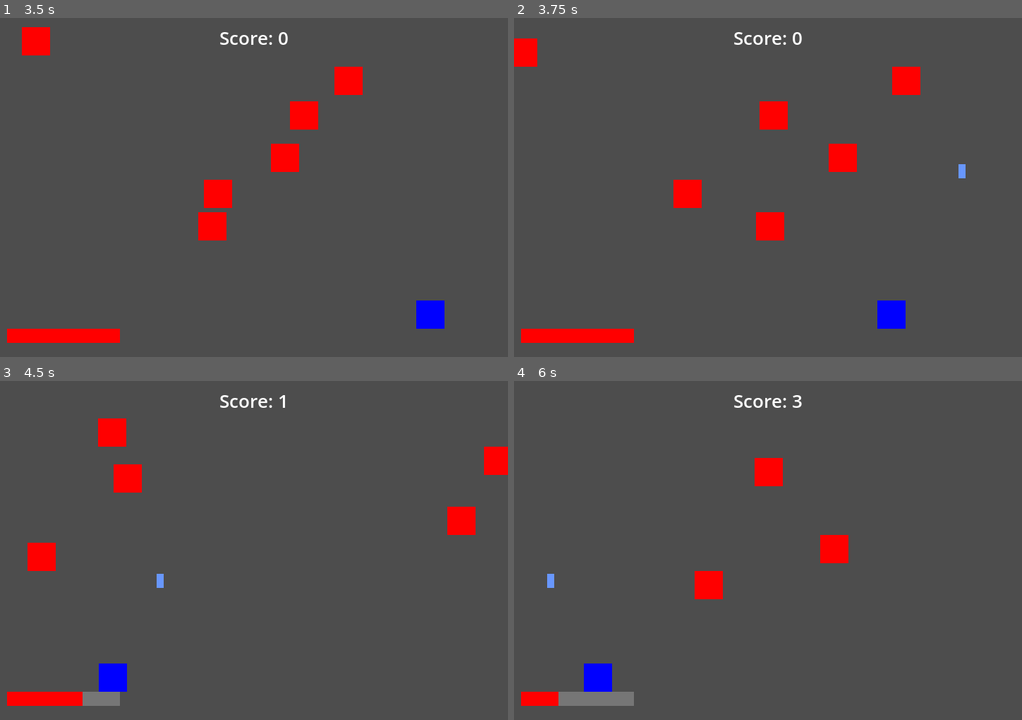
Above: before the commit, frames 1-4 (two rows, left to right).
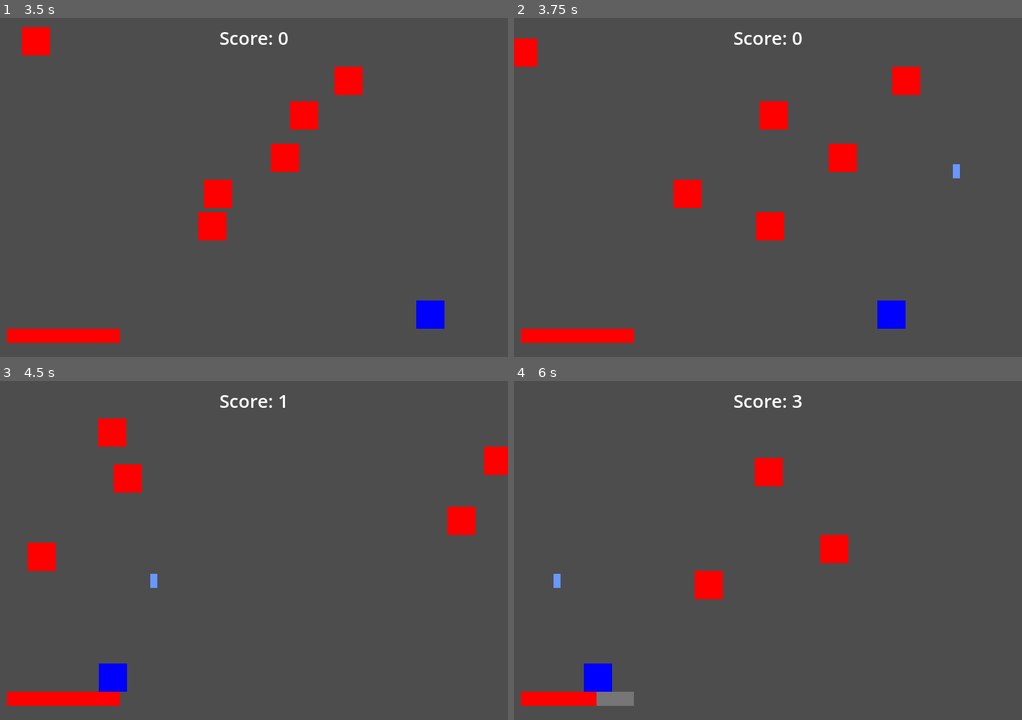
Above: after the commit, the same moments.

Repository: Andres9904/Demo
Game: Godot game, scene res://scenes/worlds/level.tscn
Two runs of this game, one before a commit and one after it. Both use one fixed random seed, a clock stepped at 60 frames per second and the inputs below.
Inputs:
- Up to frame 1 (3.5 s): tap Space (fire_laser) at 0.5, 1.35, 2, 2.85 s; hold Right (move_right) 0.53-1.28 s; hold Space (fire_laser) 0.53-1.28 s; hold Left (move_left) 1.28-2.03 s; hold Space (fire_laser) 2.03-2.78 s; hold Right (move_right) from 2.03 s (still down)
- Up to frame 2 (3.75 s): release Right (move_right) at 3.53 s; hold Left (move_left) from 3.53 s (still down); hold Space (fire_laser) from 3.53 s (still down)
- Up to frame 3 (4.5 s): keep holding Left (move_left); release Space (fire_laser) at 4.28 s; tap Space (fire_laser) at 4.35 s
- Up to frame 4 (6 s): hold Space (fire_laser) 5.03-5.78 s; release Left (move_left) at 5.78 s; hold Right (move_right) from 5.78 s (still down); tap Space (fire_laser) at 5.85 s

Frame 1 is identical in both runs. In frame 2, less than 0.1% of the frame differs, in the area x 86-89%, y 43-48%; in frame 3, 0.4%; in frame 4, 0.4%, in the area x 6-17%, y 56-96%.

Commit message:
Generic components
-- renamed components to reference Node2D or Node
-- Added state machine component

Diff:
--- a/scenes/components/damagebox_component.gd
+++ b/scenes/components/damagebox2d_component.gd
@@ -1,8 +1,8 @@
-class_name DamageboxComponent extends Area2D
+class_name Damagebox2DComponent extends Area2D
 
 @export var damage := 1
 
-signal deal_damage_event(damage:int, hitbox:HitboxComponent)
+signal deal_damage_event(damage:int, hitbox:Hitbox2DComponent)
 
 # Called when the node enters the scene tree for the first time.
 func _ready() -> void:
@@ -10,12 +10,12 @@
 	pass
 
 func _on_area_entered(body: Node2D) -> void:
-	if body is HitboxComponent:
+	if body is Hitbox2DComponent:
 		body.takeDamage(damage, body)
 		deal_damage_event.emit(damage, body)
 
-static func get_damagebox_component(parent:Node, recursive:bool = false) -> DamageboxComponent:
+static func get_damagebox2d_component(parent:Node, recursive:bool = false) -> Damagebox2DComponent:
 	for node in parent.get_children(recursive):
-		if node is DamageboxComponent:
+		if node is Damagebox2DComponent:
 			return node
 	return null
--- a/scenes/components/health_component.gd
+++ b/scenes/components/health_component.gd
@@ -1,4 +1,4 @@
-class_name HealthComponent extends Node2D
+class_name HealthComponent extends Node
 
 @export var maxHealth := 1
 @export var health := 1:
@@ -11,9 +11,18 @@
 		health_change_event.emit(old_value, new_value)
 		if health == 0:
 			health_became_zero_event.emit()
+@export var invincible:bool = false:
+	get:
+		return invincible
+	set(new_value):
+		var old_value = invincible
+		invincible = new_value
+		invincibility_change_event.emit()
+
 
 signal health_change_event(old_value:int, new_value:int)
 signal health_became_zero_event
+signal invincibility_change_event(old_value:bool, new_value:bool)
 
 static func get_health_component(parent:Node, recursive:bool = false) -> HealthComponent:
 	for node in parent.get_children(recursive):
--- a/scenes/components/hitbox_component.gd
+++ b/scenes/components/hitbox2d_component.gd
@@ -1,4 +1,4 @@
-class_name HitboxComponent extends Area2D
+class_name Hitbox2DComponent extends Area2D
 
 @export var _health_component:HealthComponent
 
@@ -9,8 +9,8 @@
 		_health_component.health -= damage
 	damaged_event.emit(damage, source)
 
-static func get_hitbox_component(parent:Node, recursive:bool = false) -> HitboxComponent:
+static func get_hitbox2d_component(parent:Node, recursive:bool = false) -> Hitbox2DComponent:
 	for node in parent.get_children(recursive):
-		if node is HitboxComponent:
+		if node is Hitbox2DComponent:
 			return node
 	return null
--- /dev/null
+++ b/scenes/components/state_machine_component.gd
@@ -0,0 +1,72 @@
+class_name StateMachineComponent extends Node
+
+@export var target:Node
+@export var _initial_state: StateMachineStateComponent
+@export var _auto_start:bool
+
+var _current_state: StateMachineStateComponent
+var _playing:bool
+
+signal state_machine_started_event(state:StateMachineStateComponent)
+signal state_machine_stopped_event()
+signal state_changed_event(old_value:StateMachineStateComponent, new_value:StateMachineStateComponent)
+
+# Called when the node enters the scene tree for the first time.
+func _ready() -> void:
+	if _auto_start:
+		start()
+
+# Called every frame. 'delta' is the elapsed time since the previous frame.
+func _process(delta: float) -> void:
+	var new_state = _current_state.run_process(delta)
+	if new_state:
+		_change_state(new_state)
+
+func _physics_process(delta: float) -> void:
+	var new_state = _current_state.run_physics(delta)
+	if new_state:
+		_change_state(new_state)
+
+func _unhandled_input(event: InputEvent) -> void:
+	var new_state = _current_state.run_input(event)
+	if new_state:
+		_change_state(new_state)
+
+func is_playing() -> bool:
+	return _playing
+
+## Initialize the state machine by giving each child state a reference to the
+## parent object it belongs to and enter the default starting_state.
+func start() -> void:
+	if is_playing():
+		return
+
+	_playing = true
+
+	#Set pass machine instance to states
+	for state in get_children():
+		if state is StateMachineComponent:
+			state.state_machine = self
+
+	# Initialize to the default state
+	_change_state(_initial_state)
+	state_machine_started_event.emit(_current_state)
+
+func stop() -> void:
+	if !is_playing():
+		return
+
+	_playing = false
+
+	_change_state(_initial_state)
+	state_machine_stopped_event.emit()
+
+# Change to the new state by first calling any exit logic on the current state.
+func _change_state(new_state:StateMachineStateComponent) -> void:
+	if _current_state == new_state:
+		return
+	if _current_state:
+		_current_state.exit()
+
+	_current_state = new_state
+	_current_state.enter()
--- /dev/null
+++ b/scenes/components/state_machine_state_component.gd
@@ -0,0 +1,18 @@
+class_name StateMachineStateComponent extends Node
+
+var state_machine:StateMachineComponent
+
+func enter() -> void:
+	pass
+
+func exit() -> void:
+	pass
+
+func run_process(delta: float) -> StateMachineStateComponent:
+	return null
+
+func run_physics_process(delta: float) -> StateMachineStateComponent:
+	return null
+
+func run_input(event: InputEvent) -> StateMachineStateComponent:
+	return null
--- a/scenes/entities/enemy.tscn
+++ b/scenes/entities/enemy/enemy.tscn
@@ -1,12 +1,12 @@
 [gd_scene load_steps=11 format=3 uid="uid://besa2l7t8hfxn"]
 
-[ext_resource type="Script" path="res://scenes/components/hitbox_component.gd" id="1_8buhd"]
-[ext_resource type="Script" path="res://scenes/entities/enemy.gd" id="1_wyy1d"]
-[ext_resource type="Script" path="res://scenes/components/health_component.gd" id="2_n7e87"]
-[ext_resource type="Script" path="res://scenes/components/damagebox_component.gd" id="4_k0xx4"]
-[ext_resource type="PackedScene" uid="uid://s86uepx7c75l" path="res://scenes/entities/laser_cannon.tscn" id="5_7quge"]
-[ext_resource type="PackedScene" uid="uid://dr6d68qgrdy2j" path="res://scenes/entities/laser.tscn" id="6_byxd8"]
-[ext_resource type="Resource" uid="uid://u67td408whay" path="res://scripts/resources/lasers/enemy_laser_stats.tres" id="7_7bv56"]
+[ext_resource type="Script" path="res://scenes/entities/enemy/enemy.gd" id="1_h1ua6"]
+[ext_resource type="Script" path="res://scenes/components/hitbox2d_component.gd" id="2_yi83c"]
+[ext_resource type="Script" path="res://scenes/components/health_component.gd" id="3_inyfw"]
+[ext_resource type="Script" path="res://scenes/components/damagebox2d_component.gd" id="4_1swpu"]
+[ext_resource type="PackedScene" uid="uid://s86uepx7c75l" path="res://scenes/entities/laser_cannon.tscn" id="5_jsq2i"]
+[ext_resource type="PackedScene" uid="uid://dr6d68qgrdy2j" path="res://scenes/entities/laser.tscn" id="6_4ik8r"]
+[ext_resource type="Resource" uid="uid://u67td408whay" path="res://scripts/resources/lasers/enemy_laser_stats.tres" id="7_rhnjw"]
 
 [sub_resource type="RectangleShape2D" id="RectangleShape2D_0kcr5"]
 size = Vector2(40, 40)
@@ -18,7 +18,7 @@
 size = Vector2(40, 40)
 
 [node name="Enemy" type="Node2D"]
-script = ExtResource("1_wyy1d")
+script = ExtResource("1_h1ua6")
 
 [node name="ColorRect" type="ColorRect" parent="."]
 offset_left = -20.0
@@ -29,18 +29,18 @@
 
 [node name="HitboxComponent" type="Area2D" parent="." node_paths=PackedStringArray("_health_component")]
 collision_layer = 2
-script = ExtResource("1_8buhd")
+script = ExtResource("2_yi83c")
 _health_component = NodePath("../HealthComponent")
 
 [node name="CollisionShape2D" type="CollisionShape2D" parent="HitboxComponent"]
 shape = SubResource("RectangleShape2D_0kcr5")
 
 [node name="HealthComponent" type="Node2D" parent="."]
-script = ExtResource("2_n7e87")
+script = ExtResource("3_inyfw")
 
 [node name="DamageboxComponent" type="Area2D" parent="."]
 collision_layer = 2
-script = ExtResource("4_k0xx4")
+script = ExtResource("4_1swpu")
 damage = 999
 
 [node name="CollisionShape2D" type="CollisionShape2D" parent="DamageboxComponent"]
--- a/scenes/entities/laser.gd
+++ b/scenes/entities/laser.gd
@@ -27,7 +27,7 @@
 	_damagebox.collision_mask = laser_stats.collision_mask
 	_speed = laser_stats.speed
 
-func _on_deal_damage_event(damage: int, hitbox: HitboxComponent) -> void:
+func _on_deal_damage_event(damage: int, hitbox: Hitbox2DComponent) -> void:
 	_destroy()
 
 func _destroy() -> void:
--- a/scenes/entities/laser.tscn
+++ b/scenes/entities/laser.tscn
@@ -1,7 +1,7 @@
 [gd_scene load_steps=4 format=3 uid="uid://dr6d68qgrdy2j"]
 
 [ext_resource type="Script" path="res://scenes/entities/laser.gd" id="1_ldppy"]
-[ext_resource type="Script" path="res://scenes/components/damagebox_component.gd" id="2_pxbvc"]
+[ext_resource type="Script" path="res://scenes/components/damagebox2d_component.gd" id="2_qmt54"]
 
 [sub_resource type="RectangleShape2D" id="RectangleShape2D_1kqwc"]
 size = Vector2(10, 20)
@@ -17,7 +17,7 @@
 color = Color(0.992157, 0.823529, 0, 1)
 
 [node name="DamageboxComponent" type="Area2D" parent="."]
-script = ExtResource("2_pxbvc")
+script = ExtResource("2_qmt54")
 
 [node name="CollisionShape2D" type="CollisionShape2D" parent="DamageboxComponent"]
 shape = SubResource("RectangleShape2D_1kqwc")
--- a/scenes/entities/player.gd
+++ b/scenes/entities/player.gd
@@ -10,6 +10,8 @@
 # Called every frame. 'delta' is the elapsed time since the previous frame.
 func _process(delta: float) -> void:
 	_shoot()
+
+func _physics_process(delta: float) -> void:
 	_move()
 
 func _move() -> void:
--- a/scenes/entities/player.tscn
+++ b/scenes/entities/player.tscn
@@ -4,7 +4,7 @@
 [ext_resource type="PackedScene" uid="uid://s86uepx7c75l" path="res://scenes/entities/laser_cannon.tscn" id="3_c56b3"]
 [ext_resource type="PackedScene" uid="uid://dr6d68qgrdy2j" path="res://scenes/entities/laser.tscn" id="3_e0d8f"]
 [ext_resource type="Resource" uid="uid://b4rlgjgpwwng" path="res://scripts/resources/lasers/player_laser_stats.tres" id="4_djcyp"]
-[ext_resource type="Script" path="res://scenes/components/hitbox_component.gd" id="4_o8y8f"]
+[ext_resource type="Script" path="res://scenes/components/hitbox2d_component.gd" id="5_5nhuc"]
 [ext_resource type="Script" path="res://scenes/components/health_component.gd" id="5_6ffoi"]
 
 [sub_resource type="RectangleShape2D" id="RectangleShape2D_psxpq"]
@@ -38,7 +38,7 @@
 
 [node name="HitboxComponent" type="Area2D" parent="." node_paths=PackedStringArray("_health_component")]
 collision_mask = 2
-script = ExtResource("4_o8y8f")
+script = ExtResource("5_5nhuc")
 _health_component = NodePath("../HealthComponent")
 
 [node name="CollisionShape2D" type="CollisionShape2D" parent="HitboxComponent"]
--- a/scenes/worlds/level.tscn
+++ b/scenes/worlds/level.tscn
@@ -3,7 +3,7 @@
 [ext_resource type="PackedScene" uid="uid://b3sb2vcxpskcw" path="res://scenes/entities/player.tscn" id="1_1y16y"]
 [ext_resource type="Script" path="res://scenes/worlds/level.gd" id="1_x0usd"]
 [ext_resource type="PackedScene" uid="uid://c4kulqwpmitxb" path="res://scenes/worlds/game_over.tscn" id="2_g38cx"]
-[ext_resource type="PackedScene" uid="uid://besa2l7t8hfxn" path="res://scenes/entities/enemy.tscn" id="2_rd3db"]
+[ext_resource type="PackedScene" uid="uid://besa2l7t8hfxn" path="res://scenes/entities/enemy/enemy.tscn" id="4_ihvob"]
 
 [sub_resource type="RectangleShape2D" id="RectangleShape2D_r0vsy"]
 size = Vector2(26, 487)
@@ -24,30 +24,30 @@
 [node name="Player" parent="." instance=ExtResource("1_1y16y")]
 position = Vector2(360, 420)
 
-[node name="Enemy" parent="." instance=ExtResource("2_rd3db")]
+[node name="Enemy" parent="." instance=ExtResource("4_ihvob")]
 position = Vector2(369, 89)
 velocity = Vector2(250, 0)
 
-[node name="Enemy2" parent="." instance=ExtResource("2_rd3db")]
+[node name="Enemy2" parent="." instance=ExtResource("4_ihvob")]
 position = Vector2(176, 33)
 velocity = Vector2(-250, 0)
 metadata/_edit_group_ = true
 
-[node name="Enemy3" parent="." instance=ExtResource("2_rd3db")]
+[node name="Enemy3" parent="." instance=ExtResource("4_ihvob")]
 position = Vector2(556, 138)
 velocity = Vector2(-250, 0)
 metadata/_edit_group_ = true
 
-[node name="Enemy4" parent="." instance=ExtResource("2_rd3db")]
+[node name="Enemy4" parent="." instance=ExtResource("4_ihvob")]
 position = Vector2(279, 198)
 velocity = Vector2(250, 0)
 metadata/_edit_group_ = true
 
-[node name="Enemy5" parent="." instance=ExtResource("2_rd3db")]
+[node name="Enemy5" parent="." instance=ExtResource("4_ihvob")]
 position = Vector2(434, 249)
 velocity = Vector2(-250, 0)
 
-[node name="Enemy6" parent="." instance=ExtResource("2_rd3db")]
+[node name="Enemy6" parent="." instance=ExtResource("4_ihvob")]
 position = Vector2(176, 295)
 velocity = Vector2(250, 0)
 
Renamed: scenes/entities/enemy.gd -> scenes/entities/enemy/enemy.gd
Not shown: 1 places in scenes/entities/enemy/enemy.tscn that only renumber resources
